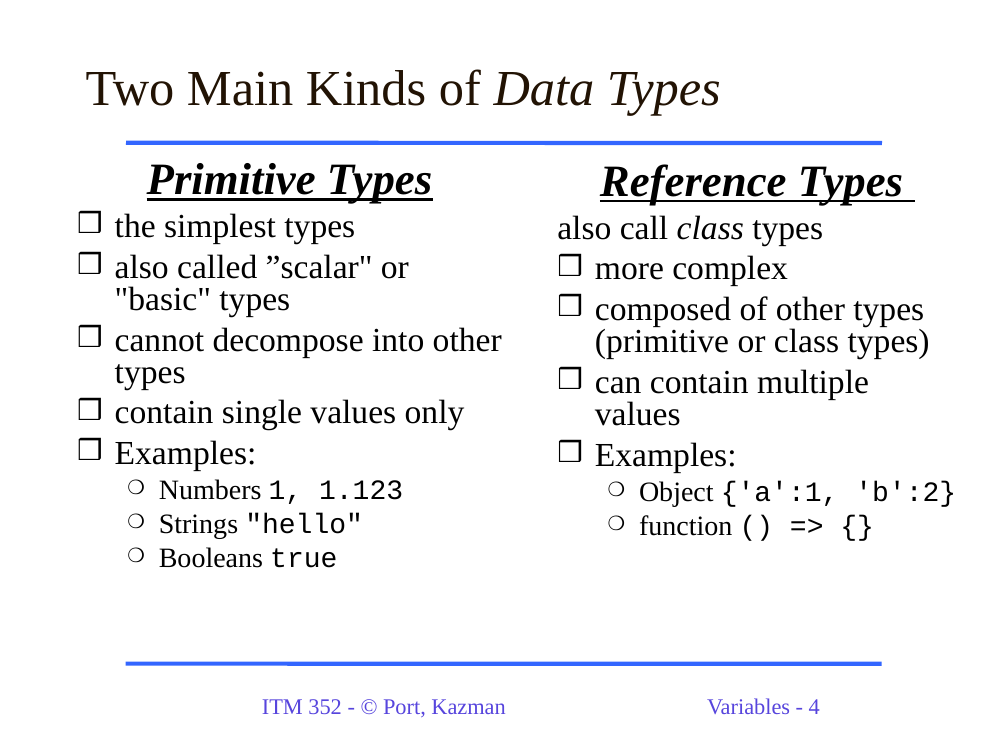
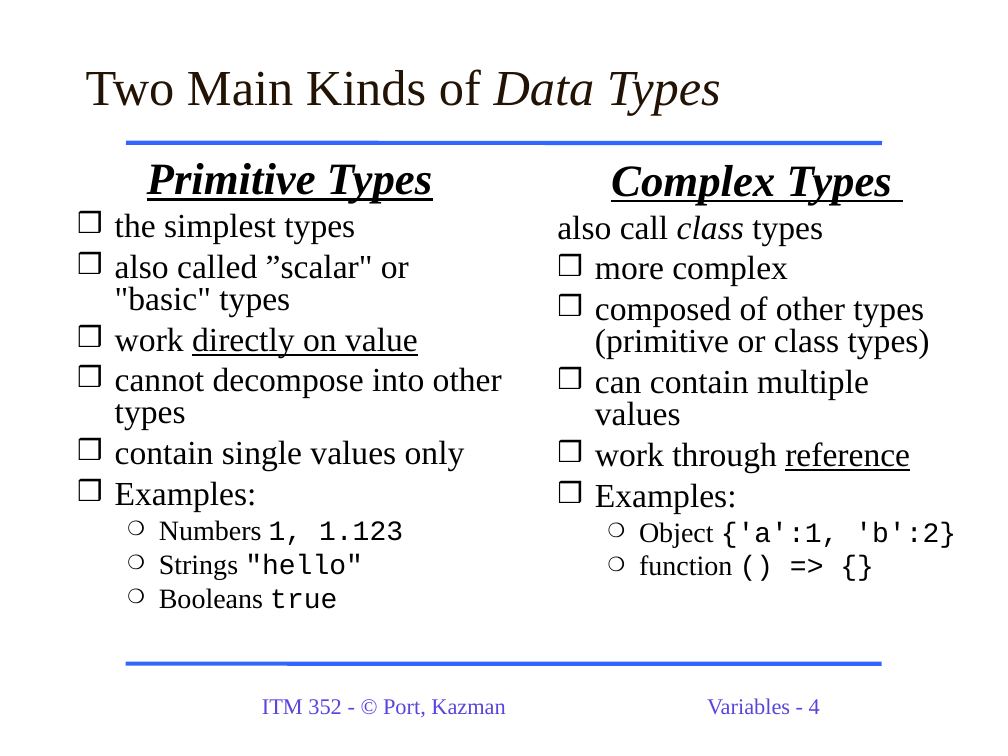
Before and after one commit to dport96/ITM352, a slide deck: slide 4 of morea/050.variables_data_types/ITM352_data_types_variables.ppt. Drawn at 1008x756 pixels with LibreOffice and Linux fonts; fonts in the diff are those of the drawing. Boxes give left, top, right and bottom in pixels: in the first picture for what was removed or moved away, otherwise in the second. Text is boxed around its words. In the diff, an @@ line names an element or a change of style, - is before the commit and + after.

```diff
--- a/morea/050.variables_data_types/ITM352_data_types_variables.ppt
+++ b/morea/050.variables_data_types/ITM352_data_types_variables.ppt
@@ text at (x1=611, y1=165, x2=892, y2=205): text changed @@
-Reference Types
+Complex Types
@@ text at (x1=115, y1=327, x2=418, y2=357): paragraph added @@
+❒ work directly on value
@@ text at (x1=595, y1=442, x2=910, y2=472): paragraph added @@
+❒ work through reference
```
Also in this commit, not shown: 3 other slides changed.
